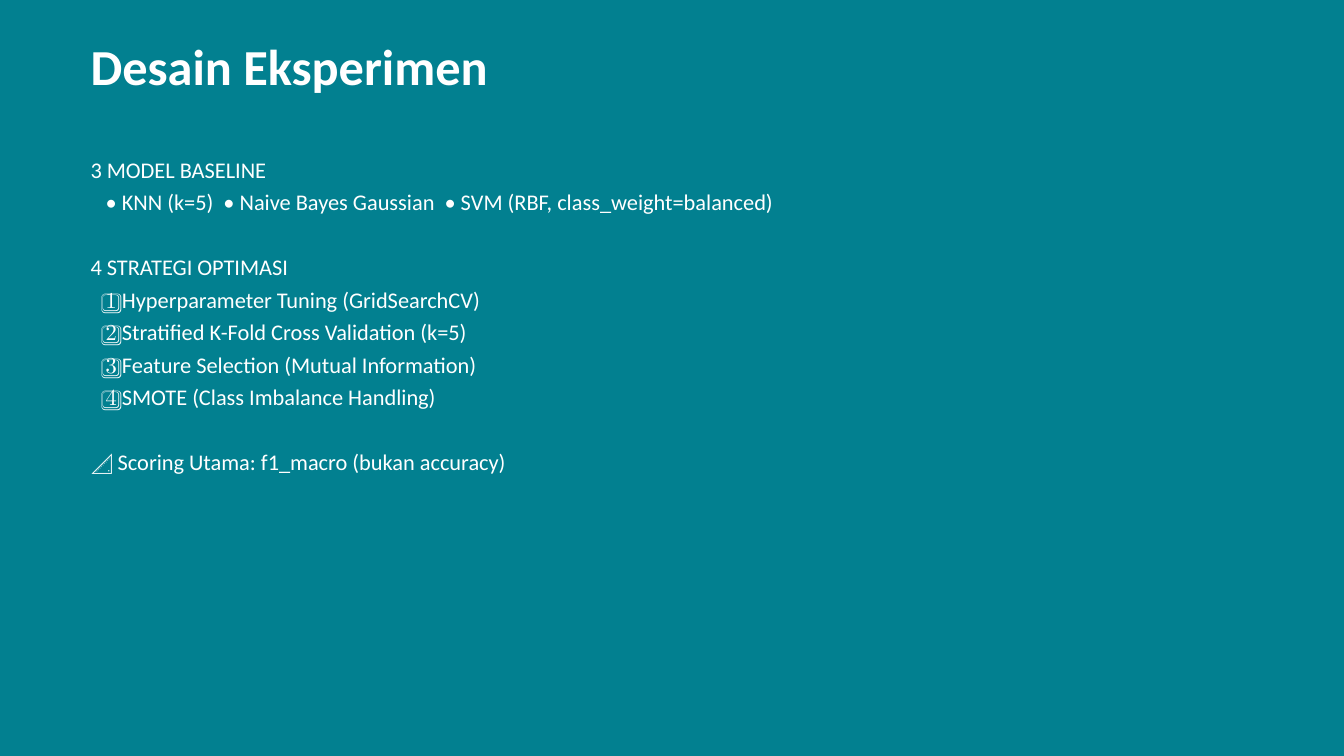
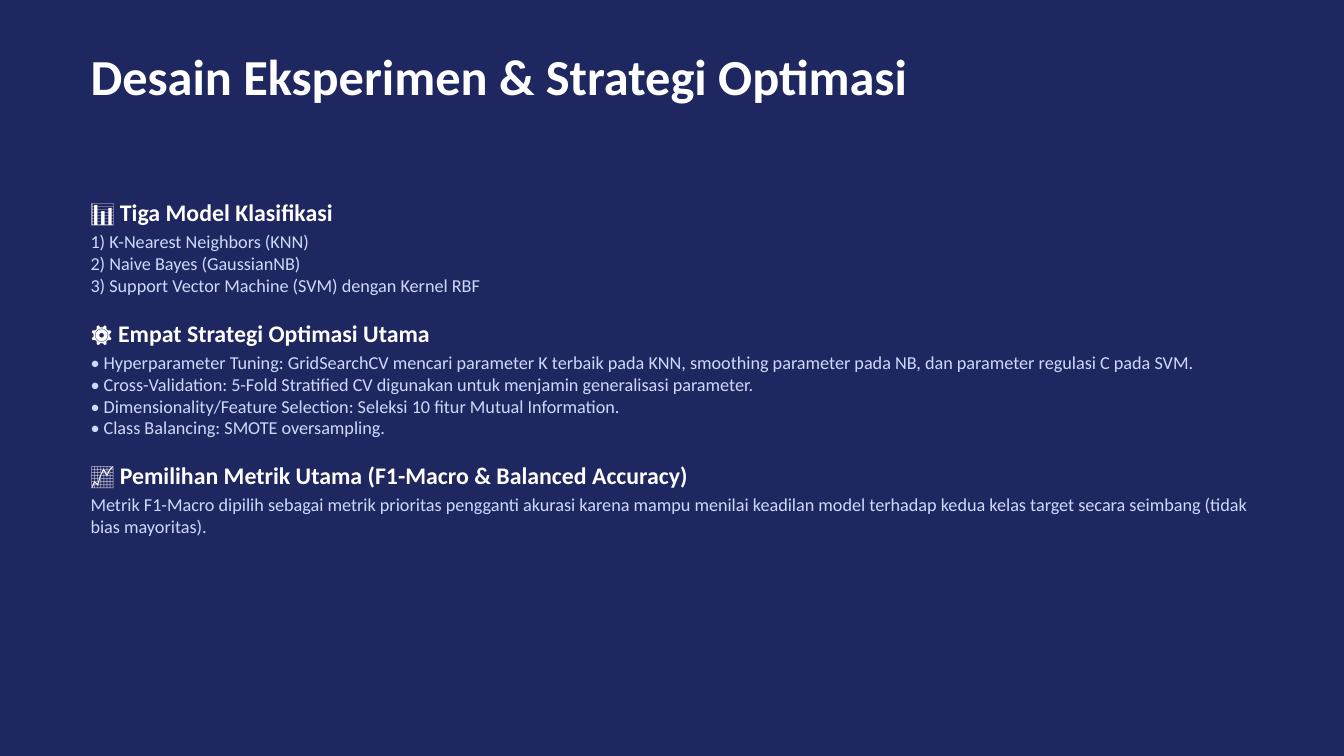
Before and after one commit to hafizmuzani011-collab/uas-ml-kelulusan, a slide deck: slide 4 of presentation/presentasi_uas_ml.pptx. Drawn at 1344x756 pixels with LibreOffice and Linux fonts; fonts in the diff are those of the drawing. Boxes give left, top, right and bottom in pixels: in the first picture for what was removed or moved away, otherwise in the second. Text is boxed around its words. In the diff, an @@ line names an element or a change of style, - is before the commit and + after.

```diff
--- a/presentation/presentasi_uas_ml.pptx
+++ b/presentation/presentasi_uas_ml.pptx
@@ background #028090 to #1F2761 @@
@@ text at box(91, 59, 907, 104): text changed @@
-Desain Eksperimen
+Desain Eksperimen & Strategi Optimasi
@@ text at box(91, 204, 1247, 536): text changed; size 16 to 13 pt; text colour #FFFFFF to #CADCFC @@
-3 MODEL BASELINE
-• KNN (k=5) • Naive Bayes Gaussian • SVM (RBF, class_weight=balanced)
-4 STRATEGI OPTIMASI
-1️⃣ Hyperparameter Tuning (GridSearchCV)
-2️⃣ Stratified K-Fold Cross Validation (k=5)
-3️⃣ Feature Selection (Mutual Information)
-4️⃣ SMOTE (Class Imbalance Handling)
-📐 Scoring Utama: f1_macro (bukan accuracy)
+📊 Tiga Model Klasifikasi
+1) K-Nearest Neighbors (KNN)
+2) Naive Bayes (GaussianNB)
+3) Support Vector Machine (SVM) dengan Kernel RBF
+⚙️ Empat Strategi Optimasi Utama
+• Hyperparameter Tuning: GridSearchCV mencari parameter K terbaik pada KNN, smoothing parameter pada NB, dan parameter regulasi C pada SVM.
+• Cross-Validation: 5-Fold Stratified CV digunakan untuk menjamin generalisasi parameter.
+• Dimensionality/Feature Selection: Seleksi 10 fitur Mutual Information.
+• Class Balancing: SMOTE oversampling.
+📈 Pemilihan Metrik Utama (F1-Macro & Balanced Accuracy)
+Metrik F1-Macro dipilih sebagai metrik prioritas pengganti akurasi karena mampu menilai keadilan model terhadap kedua kelas target secara seimbang (tidak bias mayoritas).
```
Also in this commit, not shown: 9 other slides changed, 2 other files.
